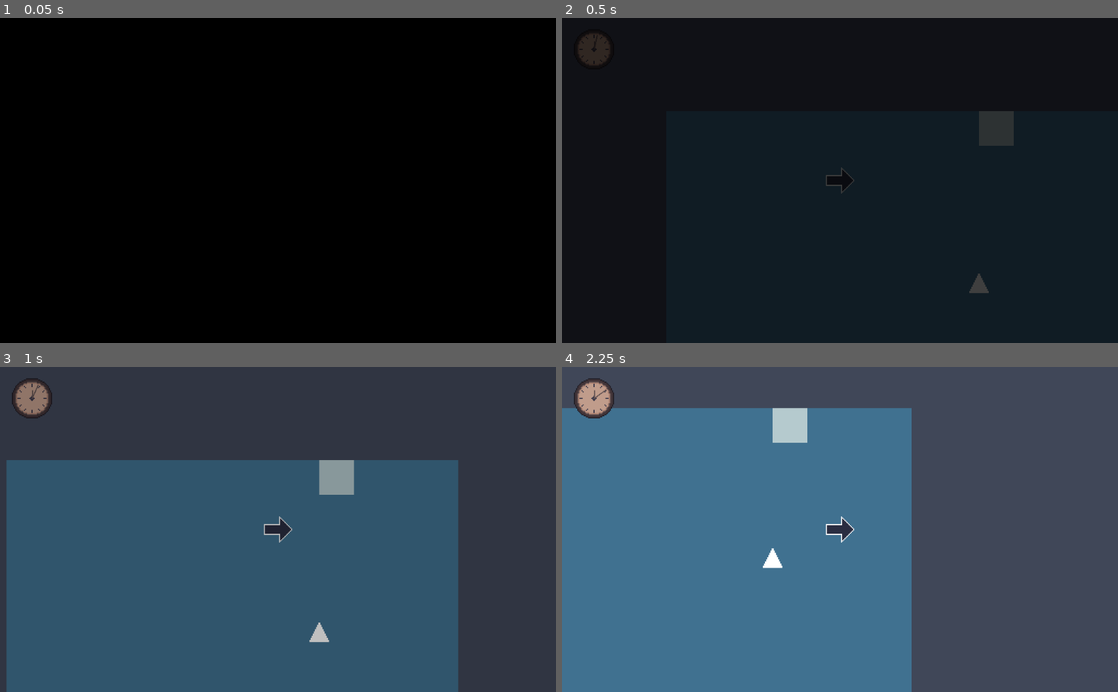
Above: before the commit, frames 1-4 (two rows, left to right).
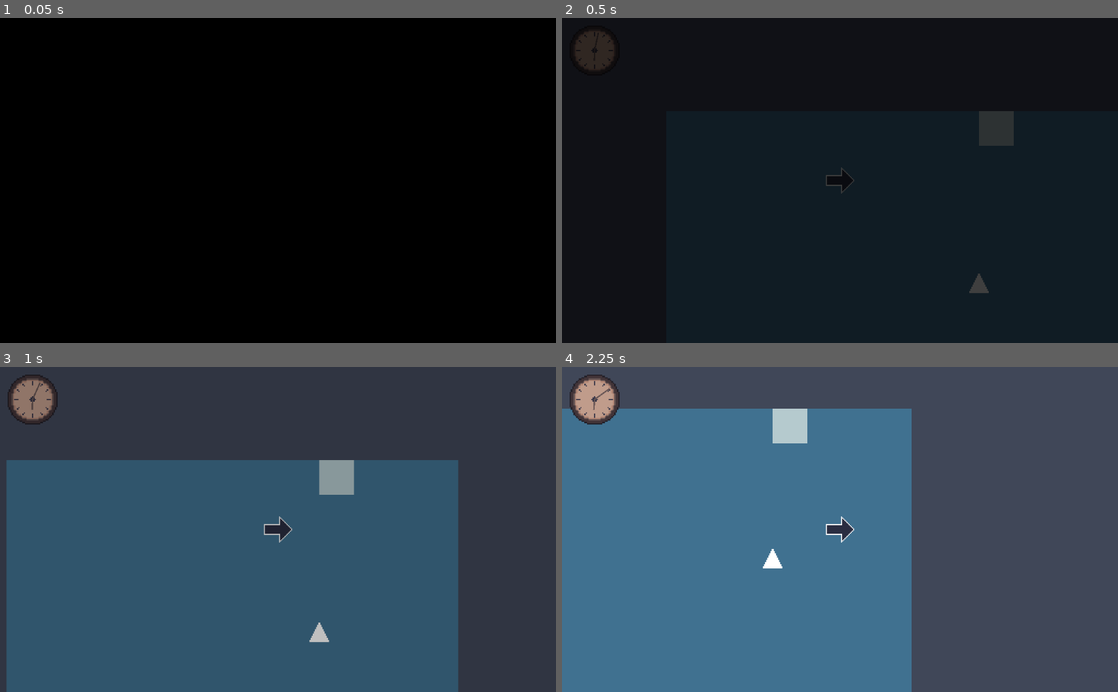
Above: after the commit, the same moments.

Repository: Willowblade/re-memory
Game: Godot game, scene res://src/game/Game.tscn
The game is run twice, just before and just after one commit, with the same random seed, the same clock (stepped at 60 frames per second) and the same inputs.
Inputs (mouse positions are in pixels of both pictures, inside the frame that each line leads up to):
- Up to frame 1 (0.05 s): no input
- Up to frame 2 (0.5 s): no input
- Up to frame 3 (1 s): tap Enter (ui_accept) at 0.5, 0.6, 0.77 s; move the mouse to (400, 513) at 0.52 s; hold Right (ui_right) from 0.53 s (still down); click (400, 513) at 0.67 s
- Up to frame 4 (2.25 s): tap Enter (ui_accept) at 1.07, 1.35, 1.52, 1.82, 2.1 s; move the mouse to (728, 545) at 1.27 s; release Right (ui_right) at 1.28 s; hold Down (ui_down) 1.28-2.03 s; click (728, 545) at 1.42 s; move the mouse to (895, 458) at 2.02 s; hold Right (ui_right) from 2.03 s (still down); click (895, 458) at 2.17 s

Frame 1 is identical in both runs. In frame 2, 0.2% of the frame differs, in the area x 2-10%, y 4-17%; in frame 3, 0.5%; in frame 4, 0.9%, in the area x 0-63%, y 2-62%.

Commit message:
Added textbox and dialogue options

Diff:
--- /dev/null
+++ b/assets/ui-theme/stylebox.json
@@ -0,0 +1,99 @@
+{ "frames": [
+   {
+    "filename": "stylebox 0.aseprite",
+    "frame": { "x": 0, "y": 0, "w": 16, "h": 16 },
+    "rotated": false,
+    "trimmed": false,
+    "spriteSourceSize": { "x": 0, "y": 0, "w": 16, "h": 16 },
+    "sourceSize": { "w": 16, "h": 16 },
+    "duration": 100
+   },
+   {
+    "filename": "stylebox 1.aseprite",
+    "frame": { "x": 16, "y": 0, "w": 16, "h": 16 },
+    "rotated": false,
+    "trimmed": false,
+    "spriteSourceSize": { "x": 0, "y": 0, "w": 16, "h": 16 },
+    "sourceSize": { "w": 16, "h": 16 },
+    "duration": 100
+   },
+   {
+    "filename": "stylebox 2.aseprite",
+    "frame": { "x": 32, "y": 0, "w": 16, "h": 16 },
+    "rotated": false,
+    "trimmed": false,
+    "spriteSourceSize": { "x": 0, "y": 0, "w": 16, "h": 16 },
+    "sourceSize": { "w": 16, "h": 16 },
+    "duration": 100
+   },
+   {
+    "filename": "stylebox 3.aseprite",
+    "frame": { "x": 0, "y": 16, "w": 16, "h": 16 },
+    "rotated": false,
+    "trimmed": false,
+    "spriteSourceSize": { "x": 0, "y": 0, "w": 16, "h": 16 },
+    "sourceSize": { "w": 16, "h": 16 },
+    "duration": 100
+   },
+   {
+    "filename": "stylebox 4.aseprite",
+    "frame": { "x": 16, "y": 16, "w": 16, "h": 16 },
+    "rotated": false,
+    "trimmed": false,
+    "spriteSourceSize": { "x": 0, "y": 0, "w": 16, "h": 16 },
+    "sourceSize": { "w": 16, "h": 16 },
+    "duration": 100
+   },
+   {
+    "filename": "stylebox 5.aseprite",
+    "frame": { "x": 32, "y": 16, "w": 16, "h": 16 },
+    "rotated": false,
+    "trimmed": false,
+    "spriteSourceSize": { "x": 0, "y": 0, "w": 16, "h": 16 },
+    "sourceSize": { "w": 16, "h": 16 },
+    "duration": 100
+   },
+   {
+    "filename": "stylebox 6.aseprite",
+    "frame": { "x": 0, "y": 32, "w": 16, "h": 16 },
+    "rotated": false,
+    "trimmed": false,
+    "spriteSourceSize": { "x": 0, "y": 0, "w": 16, "h": 16 },
+    "sourceSize": { "w": 16, "h": 16 },
+    "duration": 100
+   },
+   {
+    "filename": "stylebox 7.aseprite",
+    "frame": { "x": 16, "y": 32, "w": 16, "h": 16 },
+    "rotated": false,
+    "trimmed": false,
+    "spriteSourceSize": { "x": 0, "y": 0, "w": 16, "h": 16 },
+    "sourceSize": { "w": 16, "h": 16 },
+    "duration": 100
+   },
+   {
+    "filename": "stylebox 8.aseprite",
+    "frame": { "x": 32, "y": 32, "w": 16, "h": 16 },
+    "rotated": false,
+    "trimmed": false,
+    "spriteSourceSize": { "x": 0, "y": 0, "w": 16, "h": 16 },
+    "sourceSize": { "w": 16, "h": 16 },
+    "duration": 100
+   }
+ ],
+ "meta": {
+  "app": "http://www.aseprite.org/",
+  "version": "1.2.16.3-x64",
+  "image": "stylebox.png",
+  "format": "RGBA8888",
+  "size": { "w": 48, "h": 48 },
+  "scale": "1",
+  "frameTags": [
+  ],
+  "layers": [
+   { "name": "Layer 2", "opacity": 255, "blendMode": "normal" }
+  ],
+  "slices": [
+  ]
+ }
+}
--- /dev/null
+++ b/assets/ui-theme/theme.tres
@@ -0,0 +1,37 @@
+[gd_resource type="Theme" load_steps=5 format=2]
+
+[ext_resource path="res://assets/fonts/orange-kid/orange kid.ttf" type="DynamicFontData" id=1]
+[ext_resource path="res://assets/ui-theme/stylebox.png" type="Texture" id=2]
+
+[sub_resource type="StyleBoxTexture" id=2]
+texture = ExtResource( 2 )
+region_rect = Rect2( 0, 0, 48, 48 )
+margin_left = 10.0
+margin_right = 10.0
+margin_top = 10.0
+margin_bottom = 10.0
+
+[sub_resource type="DynamicFont" id=1]
+size = 24
+font_data = ExtResource( 1 )
+
+[resource]
+default_font = SubResource( 1 )
+Panel/styles/panel = SubResource( 2 )
+RichTextLabel/colors/default_color = Color( 1, 1, 1, 1 )
+RichTextLabel/colors/font_color_selected = Color( 0.49, 0.49, 0.49, 1 )
+RichTextLabel/colors/font_color_shadow = Color( 0, 0, 0, 0 )
+RichTextLabel/colors/selection_color = Color( 0.1, 0.1, 1, 0.8 )
+RichTextLabel/constants/line_separation = 1
+RichTextLabel/constants/shadow_as_outline = 0
+RichTextLabel/constants/shadow_offset_x = 1
+RichTextLabel/constants/shadow_offset_y = 1
+RichTextLabel/constants/table_hseparation = 3
+RichTextLabel/constants/table_vseparation = 3
+RichTextLabel/fonts/bold_font = null
+RichTextLabel/fonts/bold_italics_font = null
+RichTextLabel/fonts/italics_font = null
+RichTextLabel/fonts/mono_font = null
+RichTextLabel/fonts/normal_font = null
+RichTextLabel/styles/focus = null
+RichTextLabel/styles/normal = null
--- a/project.godot
+++ b/project.godot
@@ -64,6 +64,11 @@
 "language": "GDScript",
 "path": "res://src/level/player_character.gd"
 }, {
+"base": "Control",
+"class": "Textbox",
+"language": "GDScript",
+"path": "res://src/ui/textbox.gd"
+}, {
 "base": "Interactable",
 "class": "Transition",
 "language": "GDScript",
@@ -81,12 +86,13 @@
 "Level": "",
 "Marker": "",
 "PlayerCharacter": "",
+"Textbox": "",
 "Transition": ""
 }
 
 [application]
 
-config/name="Game Jam Template"
+config/name="GWJ 16"
 run/main_scene="res://src/game/Game.tscn"
 boot_splash/image="res://assets/ui/splash-icon-all-in.png"
 boot_splash/bg_color=Color( 1, 1, 1, 1 )
@@ -98,7 +104,6 @@
 Inventory="*res://src/globals/Inventory.tscn"
 Transitions="*res://src/globals/Transitions.tscn"
 Flow="*res://src/globals/Flow.tscn"
-UI="*res://src/ui/UI.tscn"
 GameState="*res://src/globals/GameState.tscn"
 Preferences="*res://src/globals/Preferences.tscn"
 Clock="*res://src/globals/Clock.tscn"
--- a/src/game/Game.tscn
+++ b/src/game/Game.tscn
@@ -1,6 +1,9 @@
-[gd_scene load_steps=2 format=2]
+[gd_scene load_steps=3 format=2]
 
 [ext_resource path="res://src/game/game.gd" type="Script" id=1]
+[ext_resource path="res://src/ui/UI.tscn" type="PackedScene" id=2]
 
 [node name="Game" type="Node2D"]
 script = ExtResource( 1 )
+
+[node name="UI" parent="." instance=ExtResource( 2 )]
--- a/src/game/game.gd
+++ b/src/game/game.gd
@@ -1,5 +1,6 @@
 extends Node2D
 
+onready var ui = $UI
 
 onready var levels = {
 	"test": preload("res://src/level/levels/TestLevelBase.tscn")
@@ -29,6 +30,8 @@
 	for transition in level.transitions:
 		transition.connect("interacted", self, "_on_transition_interacted")
 
+	ui.clock.connect("finished", self, "_on_clock_finised")
+
 
 func _on_transition_interacted(transition: Transition):
 	print("Transitioning to ", transition.destination_path, transition.destination)
--- a/src/globals/clock.gd
+++ b/src/globals/clock.gd
@@ -1,19 +1,16 @@
 extends Node
 
 
-var now: float
-
-var seconds_per_hour: float = 15
+var timer: float
 
 func _ready():
 	set_process(false)
 
-
 func reset():
-	now = 0
+	timer = 0
 
 func start():
-	now = 0
+	timer = 0
 	set_process(true)
 
 func pause():
@@ -23,10 +20,7 @@
 	set_process(false)
 
 func _process(delta: float):
-	now += delta
+	timer += delta
 
 func get_time():
-	return {
-		"hours": int(now / seconds_per_hour),
-		"minutes": int(60 * fmod(now, seconds_per_hour) / seconds_per_hour),
-	}
+	return timer
--- a/src/globals/flow.gd
+++ b/src/globals/flow.gd
@@ -10,13 +10,10 @@
 func go_to_game():
 	AudioEngine.reset()
 	get_tree().change_scene_to(game)
-	UI.enable()
 
 func go_to_main_menu():
 	AudioEngine.reset()
 	get_tree().change_scene_to(menu)
-	UI.reset()
-	UI.disable()
 
 func pause():
 	get_tree().paused = true
--- a/src/level/Level.tscn
+++ b/src/level/Level.tscn
@@ -1,9 +1,8 @@
-[gd_scene load_steps=5 format=2]
+[gd_scene load_steps=4 format=2]
 
 [ext_resource path="res://src/level/level.gd" type="Script" id=1]
 [ext_resource path="res://assets/graphics/tilesets/DemoTileset.tres" type="TileSet" id=2]
 [ext_resource path="res://src/level/PlayerCharacter.tscn" type="PackedScene" id=3]
-[ext_resource path="res://src/ui/Clock.tscn" type="PackedScene" id=4]
 
 [node name="Level" type="Node2D"]
 script = ExtResource( 1 )
@@ -23,9 +22,6 @@
 current = true
 zoom = Vector2( 0.5, 0.5 )
 
-[node name="Clock" parent="Objects/PlayerCharacter/Camera" instance=ExtResource( 4 )]
-position = Vector2( -226.26, -121.008 )
-
 [node name="AIs" type="Node" parent="."]
 
 [node name="Markers" type="Node2D" parent="."]
--- a/src/level/level.gd
+++ b/src/level/level.gd
@@ -3,6 +3,7 @@
 
 onready var tilemap = $Background/TileMap
 onready var player = $Objects/PlayerCharacter
+onready var clock = $Objects/PlayerCharacter/Camera/Clock
 
 onready var ais = $AIs
 
--- a/src/level/player_character.gd
+++ b/src/level/player_character.gd
@@ -49,5 +49,5 @@
 
 	update_animation(velocity)
 
-
-	move_and_slide(velocity, Vector2(0, -1))
+	# fixes sliding along when pressed against an NPC
+	move_and_slide(velocity, orientation.normalized())
--- /dev/null
+++ b/src/ui/Dialogue.tscn
@@ -0,0 +1,131 @@
+[gd_scene load_steps=3 format=2]
+
+[ext_resource path="res://src/ui/Textbox.tscn" type="PackedScene" id=1]
+[ext_resource path="res://src/ui/dialogue.gd" type="Script" id=2]
+
+[node name="Dialogue" instance=ExtResource( 1 )]
+script = ExtResource( 2 )
+
+[node name="Options" type="Control" parent="." index="2"]
+margin_left = 195.341
+margin_top = 15.4333
+margin_right = 836.341
+margin_bottom = 138.433
+__meta__ = {
+"_edit_use_anchors_": false
+}
+
+[node name="0" type="RichTextLabel" parent="Options" index="0"]
+margin_right = 637.0
+margin_bottom = 38.0
+bbcode_enabled = true
+bbcode_text = "Option
+"
+text = "Option
+"
+scroll_active = false
+__meta__ = {
+"_edit_use_anchors_": false
+}
+
+[node name="1" type="RichTextLabel" parent="Options" index="1"]
+margin_top = 32.0
+margin_right = 649.0
+margin_bottom = 71.0
+bbcode_enabled = true
+bbcode_text = "Option"
+text = "Option"
+scroll_active = false
+__meta__ = {
+"_edit_use_anchors_": false
+}
+
+[node name="2" type="RichTextLabel" parent="Options" index="2"]
+margin_top = 64.0
+margin_right = 645.0
+margin_bottom = 104.0
+bbcode_enabled = true
+bbcode_text = "Option"
+text = "Option"
+scroll_active = false
+__meta__ = {
+"_edit_use_anchors_": false
+}
+
+[node name="3" type="RichTextLabel" parent="Options" index="3"]
+margin_top = 96.0
+margin_right = 648.0
+margin_bottom = 136.0
+bbcode_enabled = true
+bbcode_text = "Option
+"
+text = "Option
+"
+scroll_active = false
+__meta__ = {
+"_edit_use_anchors_": false
+}
+
+[node name="OptionPointers" type="Control" parent="." index="3"]
+margin_left = 164.54
+margin_top = 15.4333
+margin_right = 805.54
+margin_bottom = 138.433
+__meta__ = {
+"_edit_use_anchors_": false
+}
+
+[node name="0" type="RichTextLabel" parent="OptionPointers" index="0"]
+margin_right = 637.0
+margin_bottom = 38.0
+bbcode_enabled = true
+bbcode_text = "[ ]
+"
+text = "[ ]
+"
+scroll_active = false
+__meta__ = {
+"_edit_use_anchors_": false
+}
+
+[node name="1" type="RichTextLabel" parent="OptionPointers" index="1"]
+margin_top = 32.0
+margin_right = 649.0
+margin_bottom = 71.0
+bbcode_enabled = true
+bbcode_text = "[ ]
+"
+text = "[ ]
+"
+scroll_active = false
+__meta__ = {
+"_edit_use_anchors_": false
+}
+
+[node name="2" type="RichTextLabel" parent="OptionPointers" index="2"]
+margin_top = 64.0
+margin_right = 645.0
+margin_bottom = 104.0
+bbcode_enabled = true
+bbcode_text = "[ ]
+"
+text = "[ ]
+"
+scroll_active = false
+__meta__ = {
+"_edit_use_anchors_": false
+}
+
+[node name="3" type="RichTextLabel" parent="OptionPointers" index="3"]
+margin_top = 96.0
+margin_right = 648.0
+margin_bottom = 136.0
+bbcode_enabled = true
+bbcode_text = "[ ]
+"
+text = "[ ]
+"
+scroll_active = false
+__meta__ = {
+"_edit_use_anchors_": false
+}
--- /dev/null
+++ b/src/ui/DialogueOld.tscn
@@ -0,0 +1,59 @@
+[gd_scene load_steps=5 format=2]
+
+[ext_resource path="res://src/ui/dialogue_panel.gd" type="Script" id=1]
+[ext_resource path="res://assets/ui-theme/theme.tres" type="Theme" id=2]
+[ext_resource path="res://assets/font/jancient.ttf" type="DynamicFontData" id=3]
+
+[sub_resource type="DynamicFont" id=1]
+size = 18
+outline_color = Color( 0, 0, 0, 1 )
+use_mipmaps = true
+use_filter = true
+font_data = ExtResource( 3 )
+
+[node name="Dialogue" type="Control"]
+anchor_top = 1.0
+anchor_right = 1.0
+anchor_bottom = 1.0
+margin_left = 5.41653
+margin_top = -188.987
+margin_right = 5.4165
+margin_bottom = -23.9871
+mouse_filter = 2
+__meta__ = {
+"_edit_use_anchors_": false
+}
+
+[node name="DialoguePanel" type="Panel" parent="."]
+anchor_left = 0.5
+anchor_right = 0.5
+anchor_bottom = 1.0
+margin_left = -260.0
+margin_top = 12.0
+margin_right = 260.0
+margin_bottom = -12.0
+theme = ExtResource( 2 )
+script = ExtResource( 1 )
+__meta__ = {
+"_edit_use_anchors_": false
+}
+
+[node name="RichTextLabel" type="RichTextLabel" parent="DialoguePanel"]
+anchor_right = 1.0
+anchor_bottom = 1.0
+margin_left = 32.0
+margin_top = 39.9318
+margin_right = -32.0
+margin_bottom = -12.0682
+custom_fonts/normal_font = SubResource( 1 )
+text = "In publishing and graphic design, lorem ipsum is a placeholder text commonly used to demonstrate the visual form of a document or a typeface without relying on meaningful content. Lorem ipsum may be used before final copy is available..."
+
+[node name="Label" type="Label" parent="DialoguePanel"]
+margin_left = 455.813
+margin_top = 105.828
+margin_right = 509.813
+margin_bottom = 135.828
+text = "Enter..."
+__meta__ = {
+"_edit_use_anchors_": false
+}
--- a/src/ui/EscapeMenu.tscn
+++ b/src/ui/EscapeMenu.tscn
@@ -1,43 +1,45 @@
-[gd_scene load_steps=3 format=2]
+[gd_scene load_steps=4 format=2]
 
 [ext_resource path="res://src/ui/CenteredMenu.tscn" type="PackedScene" id=1]
 [ext_resource path="res://src/ui/escape_menu.gd" type="Script" id=2]
+[ext_resource path="res://assets/ui-theme/theme.tres" type="Theme" id=3]
 
 [node name="EscapeMenu" instance=ExtResource( 1 )]
+theme = ExtResource( 3 )
 script = ExtResource( 2 )
 
 [node name="PanelContainer" parent="." index="0"]
-margin_left = 41.0
-margin_top = 271.0
-margin_right = 162.0
-margin_bottom = 449.0
+margin_left = 30.0
+margin_top = 239.0
+margin_right = 173.0
+margin_bottom = 481.0
 
 [node name="Contents" parent="PanelContainer" index="0"]
-margin_right = 114.0
-margin_bottom = 171.0
+margin_right = 136.0
+margin_bottom = 235.0
 custom_constants/separation = 30
 
 [node name="Pausing" type="Label" parent="PanelContainer/Contents" index="0"]
-margin_right = 107.0
-margin_bottom = 14.0
+margin_right = 129.0
+margin_bottom = 30.0
 text = "Game Paused"
 align = 1
 valign = 1
 
 [node name="ResumeButton" type="Button" parent="PanelContainer/Contents" index="1"]
-margin_top = 44.0
-margin_right = 107.0
-margin_bottom = 64.0
+margin_top = 60.0
+margin_right = 129.0
+margin_bottom = 96.0
 text = "Resume"
 
 [node name="ExitMenuButton" type="Button" parent="PanelContainer/Contents" index="2"]
-margin_top = 94.0
-margin_right = 107.0
-margin_bottom = 114.0
+margin_top = 126.0
+margin_right = 129.0
+margin_bottom = 162.0
 text = "Exit to menu"
 
 [node name="ExitDesktopButton" type="Button" parent="PanelContainer/Contents" index="3"]
-margin_top = 144.0
-margin_right = 107.0
-margin_bottom = 164.0
+margin_top = 192.0
+margin_right = 129.0
+margin_bottom = 228.0
 text = "Exit to desktop"
--- /dev/null
+++ b/src/ui/Textbox.tscn
@@ -0,0 +1,33 @@
+[gd_scene load_steps=3 format=2]
+
+[ext_resource path="res://src/ui/textbox.gd" type="Script" id=1]
+[ext_resource path="res://assets/ui-theme/theme.tres" type="Theme" id=2]
+
+[node name="Textbox" type="Control"]
+anchor_right = 1.0
+anchor_bottom = 1.0
+margin_top = 429.0
+margin_bottom = -3.0
+theme = ExtResource( 2 )
+script = ExtResource( 1 )
+__meta__ = {
+"_edit_use_anchors_": false
+}
+
+[node name="Panel" type="Panel" parent="."]
+margin_left = 140.0
+margin_right = 830.0
+margin_bottom = 162.0
+
+[node name="TextLabel" type="RichTextLabel" parent="."]
+margin_left = 164.867
+margin_top = 15.3593
+margin_right = 804.867
+margin_bottom = 138.359
+bbcode_enabled = true
+bbcode_text = "This is example bb code text [wave] hello good sire [/wave]"
+visible_characters = 45
+text = "This is example bb code text  hello good sire "
+__meta__ = {
+"_edit_use_anchors_": false
+}
--- a/src/ui/UI.tscn
+++ b/src/ui/UI.tscn
@@ -1,10 +1,15 @@
-[gd_scene load_steps=3 format=2]
+[gd_scene load_steps=4 format=2]
 
 [ext_resource path="res://src/ui/ui.gd" type="Script" id=1]
 [ext_resource path="res://src/ui/EscapeMenu.tscn" type="PackedScene" id=2]
+[ext_resource path="res://src/ui/Clock.tscn" type="PackedScene" id=4]
 
 [node name="UI" type="CanvasLayer"]
 pause_mode = 2
 script = ExtResource( 1 )
 
 [node name="EscapeMenu" parent="." instance=ExtResource( 2 )]
+
+[node name="Clock" parent="." instance=ExtResource( 4 )]
+position = Vector2( 60, 60 )
+scale = Vector2( 2.5, 2.5 )
--- a/src/ui/clock.gd
+++ b/src/ui/clock.gd
@@ -1,15 +1,40 @@
 extends Node2D
 
+
+export var start_time = {
+	"hours": 6,
+	"minutes": 0
+}
+
+var seconds_per_hour: float = 15
+export var end_time: Dictionary = {
+	"hours": 12,
+	"minutes": 0
+}
 
 onready var hour_dial = $HourDial
 onready var minute_dial = $MinuteDial
 
+signal finished
 
 func _ready():
 	pass
 
+func set_time(time: Dictionary):
+	hour_dial.rotation_degrees = time.hours * 5 * 6 - 90 + 30 * time.minutes / 60  # 12 hours per cycle
+	minute_dial.rotation_degrees = time.minutes * 6  # 60 minutes per cycle
+	if time.hours >= end_time.hours and time.minutes >= end_time.minutes:
+		emit_signal("finished")
+
+func make_time(seconds: float) -> Dictionary :
+	var time_offset = start_time.hours * seconds_per_hour + seconds_per_hour * start_time.minutes / 60
+	var total_time = seconds + time_offset
+
+	return {
+		"hours": int(total_time / seconds_per_hour),
+		"minutes": int(60 * fmod(total_time, seconds_per_hour) / seconds_per_hour),
+	}
+
 func _process(true):
 	var time = Clock.get_time()
-
-	hour_dial.rotation_degrees = time.hours * 5 * 6 - 90 + 30 * time.minutes / 60  # 12 hours per cycle
-	minute_dial.rotation_degrees = time.minutes * 6  # 60 minutes per cycle
+	set_time(make_time(time))
--- /dev/null
+++ b/src/ui/dialogue.gd
@@ -0,0 +1,82 @@
+extends Textbox
+
+onready var options = $Options.get_children()
+onready var option_pointers = $OptionPointers.get_children()
+
+var state = "text"
+
+var _player_options: Array = []
+var _dialogue
+var _current_dialogue
+
+var selected_option: int = 0
+
+func _ready():
+	for option in options:
+		option.visible = false
+
+#	set_options(["Option 1", "Another option"])
+#	set_options(["Option 1", "Another option", "A third option"])
+	set_options(["Option 1", "Another option", "A third option", "Even a fourth option"])
+
+
+func set_options(player_options):
+	state = "options"
+	_player_options = player_options
+
+	text_label.visible = false
+	for i in range(options.size()):
+		options[i].visible = false
+		option_pointers[i].visible = false
+
+	for i in range(player_options.size()):
+		options[i].bbcode_text = player_options[i]
+		options[i].visible = true
+		option_pointers[i].visible = true
+
+	select_option(selected_option)
+
+	visible = true
+	set_process(true)
+
+
+func handle_inputs(delta: float):
+	if state == "text":
+		.handle_inputs(delta)
+	elif state == "options":
+		if Input.is_action_just_pressed("ui_accept"):
+			chose_option()
+			emit_signal("finished")
+			emit_signal("close")
+		if Input.is_action_just_pressed("ui_down"):
+			select_option((selected_option + 1) % _player_options.size())
+		if Input.is_action_just_pressed("ui_up"):
+			select_option((selected_option - 1) % _player_options.size())
+
+func set_dialogue(dialogue: Dictionary):
+	_dialogue = dialogue
+	# Work with conditions here and entries just like in DNVASA
+	_current_dialogue = null
+
+func chose_option():
+	print("Chose option " + str(selected_option))
+
+func select_option(index: int):
+	selected_option = index
+	if selected_option < 0:
+		selected_option += _player_options.size()
+	print(selected_option)
+
+	for i in range(_player_options.size()):
+		if i == selected_option:
+			option_pointers[i].bbcode_text = "[X]"
+		else:
+			option_pointers[i].bbcode_text = "[   ]"
+
+
+
+func set_text(text: String):
+	state = "text"
+	for option in options:
+		option.visible = false
+	.set_text(text)
--- /dev/null
+++ b/src/ui/dialogue_panel.gd
@@ -0,0 +1,79 @@
+extends Panel
+
+const DICT_UTIL = preload("res://src/util/dict_util.gd")
+
+var file : String = "res://assets/data/dialogues.json"
+
+export var use_portraits = false
+
+onready var text_label = $RichTextLabel
+
+
+var current_dialogue_name = ""
+var current_dialogue = {
+	"parts": []
+}
+var current_line = 0
+
+var should_pause = true
+
+signal finished
+signal close
+
+func _ready():
+	text_label.set_override_selected_font_color(true)
+	visible = false
+	set_process(false)
+
+func _process(delta):
+	if Input.is_action_just_pressed("ui_progress_dialogue"):
+		continue_dialogue()
+
+func initialize(information):
+	show_dialogue(information.name)
+
+func show_dialogue(dialogue_name):
+	current_dialogue_name = dialogue_name
+	var data_text = DICT_UTIL.load_dictionary_from_json(file)
+
+	current_dialogue = data_text[dialogue_name]
+
+	current_line = 0
+	visible = true
+	set_process(true)
+	show_line()
+
+
+func show_line():
+	if current_line < len(current_dialogue.parts):
+		var current_part = current_dialogue.parts[current_line]
+		var speaker = current_part.speaker
+
+		text_label.text = current_part.text
+	else:
+		end_dialogue()
+#		NodeRegistry.player.end_dialogue()
+
+func end_dialogue():
+	if not is_processing():
+		return
+	set_process(false)
+	current_line = len(current_dialogue.parts)
+	visible = false
+	trigger_event()
+	emit_signal("finished")
+	emit_signal("close")
+
+func continue_dialogue():
+	current_line += 1
+	show_line()
+
+func _on_skip_pressed():
+	end_dialogue()
+
+func trigger_event():
+	match current_dialogue_name:
+		"start":
+			pass
+		_:
+			pass
--- /dev/null
+++ b/src/ui/textbox.gd
@@ -0,0 +1,45 @@
+extends Control
+class_name Textbox
+
+export var characters_per_second = 15
+
+onready var text_label = $TextLabel
+
+var timer = 0
+
+# TODO maybe work with state or so.
+var completed = false
+
+signal finished
+signal close
+
+func _ready():
+	visible = false
+	set_process(false)
+	set_text(text_label.bbcode_text)
+
+func _process(delta: float):
+	handle_inputs(delta)
+
+func handle_inputs(delta: float):
+	if Input.is_action_just_pressed("ui_accept"):
+		if completed:
+			emit_signal("finished")
+			emit_signal("close")
+		else:
+			text_label.visible_characters = text_label.get_total_character_count()
+			completed = true
+
+	if not completed:
+		timer += delta
+		text_label.visible_characters = int(timer * characters_per_second)
+
+		if text_label.visible_characters >= text_label.get_total_character_count():
+			completed = true
+
+func set_text(text: String):
+	timer = 0
+	text_label.bbcode_text = text
+	visible = true
+	completed = false
+	set_process(true)
--- a/src/ui/ui.gd
+++ b/src/ui/ui.gd
@@ -4,6 +4,9 @@
 onready var menus = {
 	"escape": get_node("EscapeMenu")
 }
+
+onready var dialogue = $Dialogue
+onready var clock = $Clock
 
 var enabled = false
 
@@ -14,6 +17,7 @@
 	for child in get_children():
 		child.hide()
 		child.connect("close", self, "_on_close_ui")
+	clock.show()
 
 func enable():
 	enabled = true
Binary file added: assets/fonts/orange-kid/orange kid.ttf
Binary file added: assets/ui-theme/stylebox.aseprite
Binary file added: assets/ui-theme/stylebox.png
Binary file added: assets/ui-theme/stylebox1.png
Binary file added: assets/ui-theme/stylebox2.png
Binary file added: assets/ui-theme/stylebox3.png
Binary file added: assets/ui-theme/stylebox4.png
Binary file added: assets/ui-theme/stylebox5.png
Binary file added: assets/ui-theme/stylebox6.png
Binary file added: assets/ui-theme/stylebox7.png
Binary file added: assets/ui-theme/stylebox8.png
Binary file added: assets/ui-theme/stylebox9.png
(and 1 more such lines)
